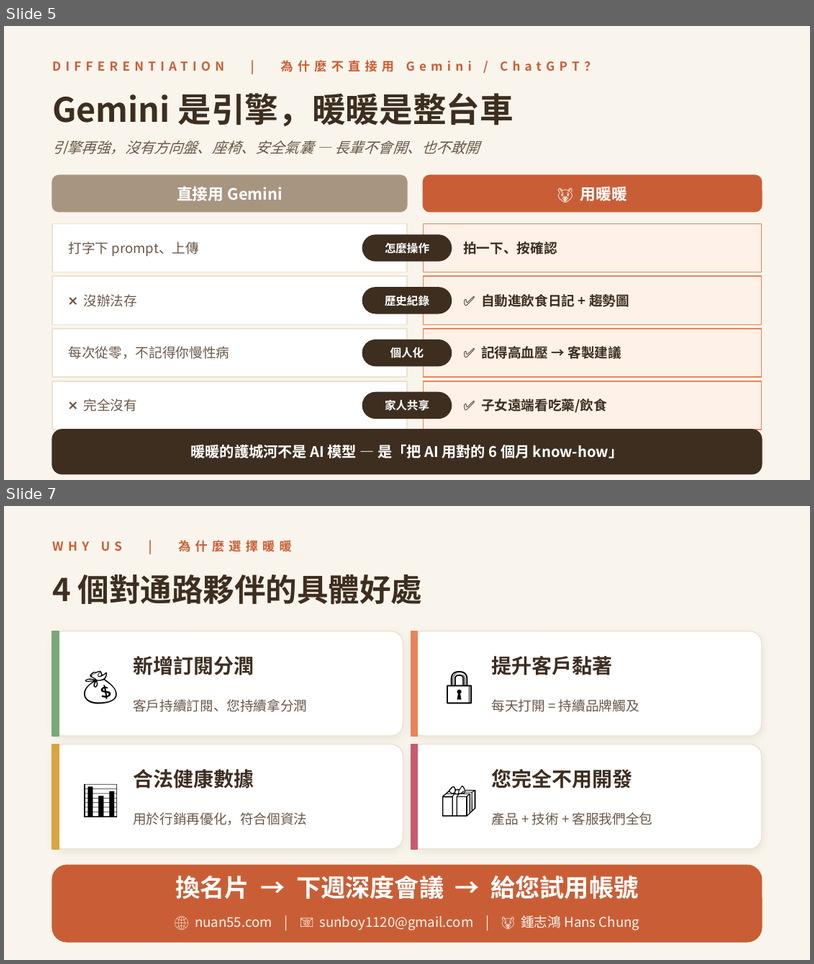
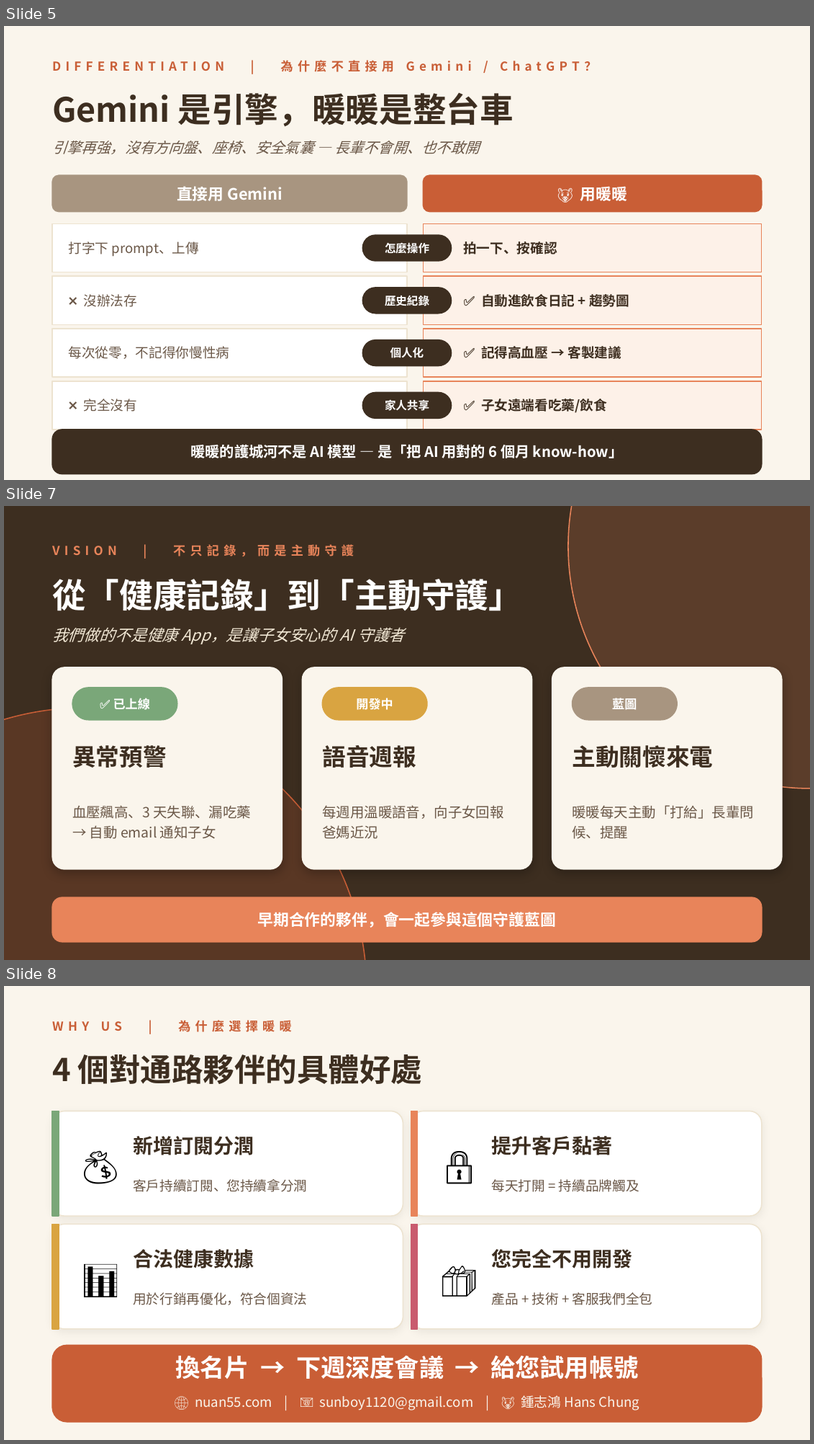
Before and after one commit to HansChung/55-health, a slide deck: pitch/暖暖-通路招商-5min.pptx. Shown one above the other, each under a label of ours: slides 5 and 7 before the commit, slides 5, 7 and 8 after it; the slides between them are not shown. The pictures are 814x964 and 814x1444 pixels, drawn with LibreOffice and Linux fonts; fonts in the diff are those of the drawing. Boxes give left, top, right and bottom in pixels: in the first picture for what was removed or moved away, otherwise in the second. Text is boxed around its words. In the diff, an @@ line names an element or a change of style, - is before the commit and + after.

Commit message:
feat: add proactive guardian vision slide (slide 7)
Dark-themed vision slide showing the roadmap from 'health logging' to
'proactive guardianship': anomaly alerts (LIVE), voice weekly report
(in dev), proactive check-in calls (roadmap). Positions early partners
as co-participants in the guardian roadmap. Deck now 8 slides.

CTA renumbered to slide 8.

```diff
--- a/pitch/暖暖-通路招商-5min.pptx
+++ b/pitch/暖暖-通路招商-5min.pptx
@@ slide 7 added at (x1=4, y1=506, x2=810, y2=960), background #3D2E20 @@
@@ ellipse added at (x1=568, y1=506, x2=810, y2=788), fill #E8845A at 18% opacity, outline #E8845A 1 pt @@
@@ text added at (x1=52, y1=544, x2=354, y2=556), 11 pt, text #E8845A, bold @@
+VISION | 不只記錄，而是主動守護
@@ text added at (x1=52, y1=579, x2=522, y2=611), 30 pt, text #FFFFFF, bold @@
+從「健康記錄」到「主動守護」
@@ text added at (x1=52, y1=627, x2=404, y2=644), 14 pt, text #F2E8D5, italic @@
+我們做的不是健康 App，是讓子女安心的 AI 守護者
@@ rounded rectangle added at (x1=52, y1=667, x2=282, y2=869), fill #FAF5EC, outline #FAF5EC 1 pt @@
@@ rounded rectangle added at (x1=302, y1=667, x2=532, y2=869), fill #FAF5EC, outline #FAF5EC 1 pt @@
@@ rounded rectangle added at (x1=553, y1=667, x2=782, y2=869), fill #FAF5EC, outline #FAF5EC 1 pt @@
@@ rounded rectangle added at (x1=72, y1=687, x2=178, y2=720), fill #7AA779, outline #7AA779 1 pt @@
@@ text added at (x1=113, y1=698, x2=150, y2=710), 11 pt, text #FFFFFF, bold @@
+✅ 已上線
@@ rounded rectangle added at (x1=322, y1=687, x2=427, y2=720), fill #D9A441, outline #D9A441 1 pt @@
@@ text added at (x1=356, y1=698, x2=393, y2=710), 11 pt, text #FFFFFF, bold @@
+開發中
@@ rounded rectangle added at (x1=573, y1=687, x2=677, y2=720), fill #A89580, outline #A89580 1 pt @@
@@ text added at (x1=612, y1=695, x2=637, y2=712), 11 pt, text #FFFFFF, bold @@
+藍圖
@@ ellipse added at (x1=4, y1=708, x2=367, y2=960), fill #C95E36 at 20% opacity, outline #C95E36 1 pt @@
@@ text added at (x1=72, y1=745, x2=167, y2=767), 21 pt, text #3D2E20, bold @@
+異常預警
@@ text added at (x1=322, y1=745, x2=417, y2=767), 21 pt, text #3D2E20, bold @@
+語音週報
@@ text added at (x1=573, y1=745, x2=714, y2=767), 21 pt, text #3D2E20, bold @@
+主動關懷來電
@@ text added at (x1=72, y1=805, x2=251, y2=839), 12.5 pt, text #6B5848 @@
+血壓飆高、3 天失聯、漏吃藥 → 自動 email 通知子女
@@ text added at (x1=322, y1=805, x2=504, y2=839), 12.5 pt, text #6B5848 @@
+每週用溫暖語音，向子女回報爸媽近況
@@ text added at (x1=573, y1=805, x2=754, y2=839), 12.5 pt, text #6B5848 @@
+暖暖每天主動「打給」長輩問候、提醒
@@ rounded rectangle added at (x1=52, y1=897, x2=762, y2=942), fill #E8845A, outline #E8845A 1 pt @@
@@ text added at (x1=257, y1=911, x2=556, y2=927), 14 pt, text #FFFFFF, bold @@
+早期合作的夥伴，會一起參與這個守護藍圖
@@ what was slide 7 is now slide 8 @@
```
Also in this commit, not shown: 1 other file.
